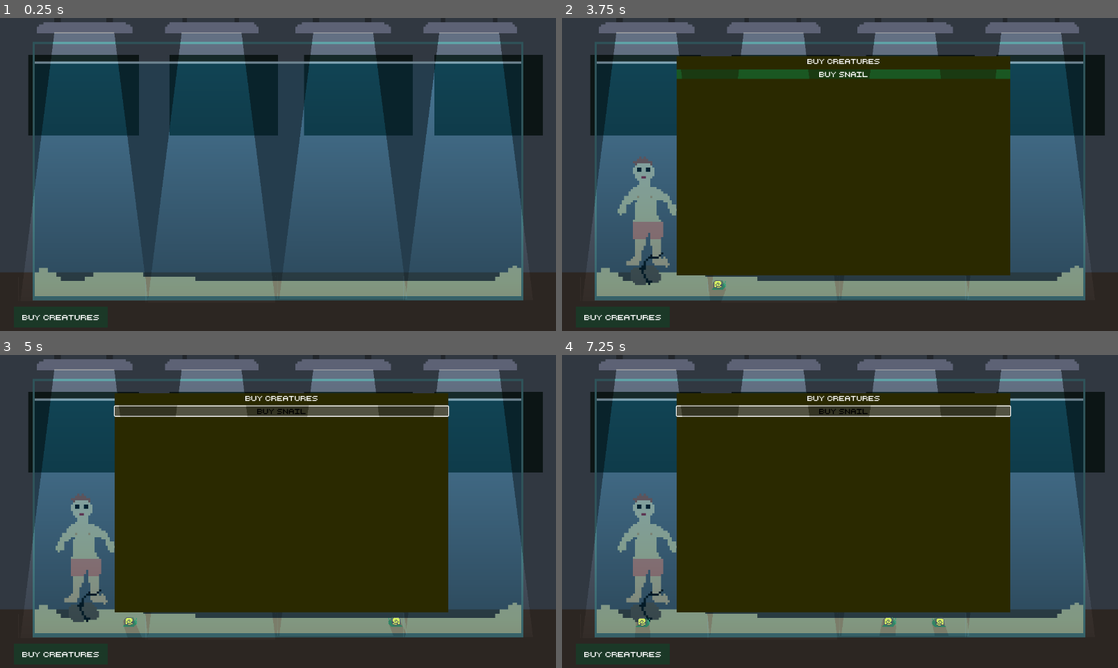
Above: before the commit, frames 1-4 (two rows, left to right).
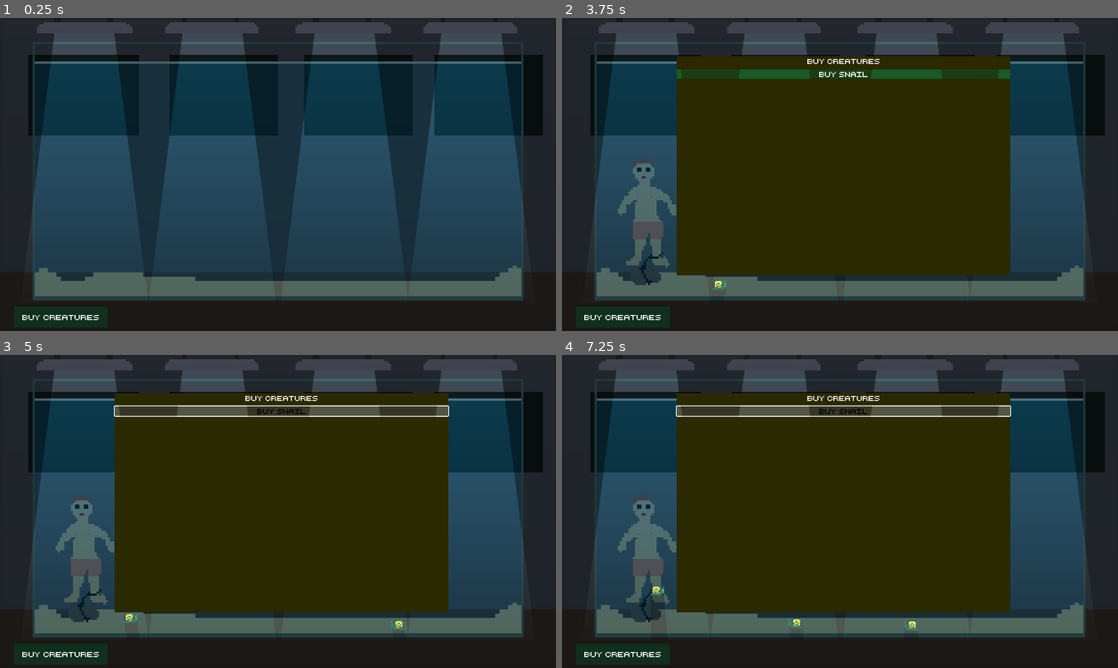
Above: after the commit, the same moments.

Repository: adrientremblay/ld56
Game: Godot game, scene res://scenes/game_screen.tscn
Same seed, same stepped clock (60 frames per second), same inputs: the game is played once before the commit and once after it.
Inputs:
- Up to frame 1 (0.25 s): no input
- Up to frame 2 (3.75 s): click "Buy Creatures" at 0.5 s; click "buy snail" at 1.25 s; click "Buy Creatures" at 2 s; click "Buy Creatures" at 2.75 s; click "Accept" at 3.5 s
- Up to frame 3 (5 s): click "buy snail" at 4.25 s
- Up to frame 4 (7.25 s): click "buy snail" at 5 s

The runs differ from the first frame. In frame 1, 31% of the frame differs, in the area x 4-96%, y 1-91%; in frame 2, 20%; in frame 3, 20%; in frame 4, 20%.

Commit message:
Tweaked Lighting

Diff:
--- a/scenes/game_screen.gd
+++ b/scenes/game_screen.gd
@@ -19,6 +19,7 @@
 	var creature = landCreatureScene.instantiate()
 	self.add_child(creature)
 	creatures_list.push_back(creature)
+	creatures_find_corpses()
 
 func _on_contract_menu_should_spawn_corpse(person_name: Variant, weight: Variant, reward: Variant) -> void:
 	# find available spawn
--- a/scenes/game_screen.tscn
+++ b/scenes/game_screen.tscn
@@ -13,13 +13,20 @@
 [ext_resource type="PackedScene" uid="uid://83gh73m2e22b" path="res://scenes/contract.tscn" id="10_j63wu"]
 
 [sub_resource type="NavigationPolygon" id="NavigationPolygon_w865j"]
-vertices = PackedVector2Array(91, 622, 96, 584, 141, 610, 1181, 622, 177, 610, 1131, 610, 1175, 584, 280, 586, 455, 610)
-polygons = Array[PackedInt32Array]([PackedInt32Array(0, 1, 2), PackedInt32Array(3, 0, 2, 4), PackedInt32Array(5, 6, 3), PackedInt32Array(4, 7, 8), PackedInt32Array(3, 4, 8), PackedInt32Array(5, 3, 8)])
-outlines = Array[PackedVector2Array]([PackedVector2Array(88, 568, 80, 632, 1192, 632, 1184, 568, 1128, 600, 456, 600, 280, 576, 176, 600, 144, 600)])
+vertices = PackedVector2Array(1043, 610, 1080, 378, 1143, 582, 436, 593, 476, 369, 551, 604, 741, 607, 783, 375, 858, 609, 178, 397, 159, 404, 186, 372, 192, 388, 1175, 578, 1181, 622, 223, 393, 226, 396, 209, 414, 91, 622, 96, 577, 156, 577, 260, 586, 171, 333, 186, 324, 199, 335, 194, 362, 174, 497, 208, 444, 219, 464, 219, 541, 175, 537, 238, 570, 257, 431, 255, 432, 236, 408)
+polygons = Array[PackedInt32Array]([PackedInt32Array(0, 1, 2), PackedInt32Array(3, 4, 5), PackedInt32Array(6, 7, 8), PackedInt32Array(9, 10, 11, 12), PackedInt32Array(2, 13, 14, 0), PackedInt32Array(12, 15, 16, 17, 9), PackedInt32Array(18, 19, 20, 21), PackedInt32Array(11, 22, 23, 24, 25), PackedInt32Array(11, 25, 12), PackedInt32Array(26, 9, 17, 27), PackedInt32Array(26, 27, 28, 29, 30), PackedInt32Array(20, 30, 29, 31), PackedInt32Array(0, 14, 18, 8), PackedInt32Array(6, 8, 18, 5), PackedInt32Array(3, 5, 18, 21), PackedInt32Array(20, 31, 21), PackedInt32Array(32, 33, 34)])
+outlines = Array[PackedVector2Array]([PackedVector2Array(88, 568, 80, 632, 1192, 632, 1184, 568, 1150, 571, 1077, 333, 1034.48, 599.644, 865, 599, 781, 333, 733, 597, 558, 594, 474, 327, 428, 583, 263, 576, 245, 563, 229, 538, 230, 461, 218, 441, 219, 418, 226, 411, 253, 446, 272, 433, 228, 384, 203, 380, 204, 363, 211, 331, 187, 313, 160, 330, 175, 370, 130, 424, 128, 442, 148, 438, 148, 420, 167, 412, 164, 497, 165, 535, 150, 567)])
 source_geometry_group_name = &"navigation_polygon_source_group"
 
 [sub_resource type="ShaderMaterial" id="ShaderMaterial_67wyq"]
 shader = ExtResource("4_l7kro")
+
+[sub_resource type="Gradient" id="Gradient_vk5ej"]
+
+[sub_resource type="GradientTexture2D" id="GradientTexture2D_oemwg"]
+gradient = SubResource("Gradient_vk5ej")
+fill_from = Vector2(0.579909, 1)
+fill_to = Vector2(0.570776, 0)
 
 [sub_resource type="CanvasItemMaterial" id="CanvasItemMaterial_r6l3h"]
 
@@ -41,15 +48,16 @@
 position = Vector2(172, 619)
 
 [node name="CorpseSpawn2" type="Node2D" parent="Aquarium"]
-position = Vector2(479, 619)
+position = Vector2(464, 632)
 
 [node name="CorpseSpawn3" type="Node2D" parent="Aquarium"]
-position = Vector2(782, 619)
+position = Vector2(771, 636)
 
 [node name="CorpseSpawn4" type="Node2D" parent="Aquarium"]
-position = Vector2(1081, 622)
+position = Vector2(1070, 634)
 
 [node name="NavigationRegion2D" type="NavigationRegion2D" parent="."]
+position = Vector2(1, 9)
 navigation_polygon = SubResource("NavigationPolygon_w865j")
 
 [node name="Lighting" type="Node2D" parent="."]
@@ -57,7 +65,7 @@
 [node name="DarknessFilter" type="ColorRect" parent="Lighting"]
 offset_right = 1280.0
 offset_bottom = 720.0
-color = Color(0, 0, 0, 0.333333)
+color = Color(0, 0, 0, 0.584314)
 
 [node name="WaterRect" type="ColorRect" parent="Lighting"]
 offset_left = 80.0
@@ -68,31 +76,41 @@
 
 [node name="PointLight2D" type="PointLight2D" parent="Lighting"]
 material = SubResource("ShaderMaterial_67wyq")
-position = Vector2(192, 342)
-scale = Vector2(0.2, 0.618)
-shadow_enabled = true
-texture = ExtResource("4_lrlsq")
+position = Vector2(192, 35)
+scale = Vector2(0.2, 0.62)
+shadow_enabled = true
+texture = ExtResource("4_lrlsq")
+offset = Vector2(0, 500)
 
 [node name="PointLight2D2" type="PointLight2D" parent="Lighting"]
 material = SubResource("ShaderMaterial_67wyq")
-position = Vector2(485, 344.25)
-scale = Vector2(0.2, 0.6215)
-shadow_enabled = true
-texture = ExtResource("4_lrlsq")
+position = Vector2(487, 35)
+scale = Vector2(0.2, 0.62)
+shadow_enabled = true
+texture = ExtResource("4_lrlsq")
+offset = Vector2(0, 500)
 
 [node name="PointLight2D3" type="PointLight2D" parent="Lighting"]
 material = SubResource("ShaderMaterial_67wyq")
-position = Vector2(788, 339.75)
-scale = Vector2(0.2, 0.6125)
-shadow_enabled = true
-texture = ExtResource("4_lrlsq")
+position = Vector2(791, 35)
+scale = Vector2(0.2, 0.62)
+shadow_enabled = true
+texture = ExtResource("4_lrlsq")
+offset = Vector2(0, 500)
 
 [node name="PointLight2D4" type="PointLight2D" parent="Lighting"]
 material = SubResource("ShaderMaterial_67wyq")
-position = Vector2(1078, 341.25)
-scale = Vector2(0.2, 0.6155)
-shadow_enabled = true
-texture = ExtResource("4_lrlsq")
+position = Vector2(1083, 35)
+scale = Vector2(0.2, 0.62)
+shadow_enabled = true
+texture = ExtResource("4_lrlsq")
+offset = Vector2(0, 500)
+
+[node name="Ambient Lighting" type="PointLight2D" parent="Lighting"]
+position = Vector2(640.5, 360)
+scale = Vector2(20.0156, 11.25)
+energy = 0.1
+texture = SubResource("GradientTexture2D_oemwg")
 
 [node name="UI" type="Control" parent="."]
 light_mask = 0
Not shown: 1 places in scenes/game_screen.tscn that only renumber resources
